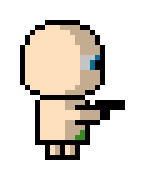
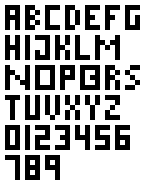
Before/after of a 145px x 180px layered artwork. What changed in the layer stack:
added layer "Layer 46" in group "Skins" over [5, 5, 140, 180]
hid group "Shadows" (4 layers) over [45, 25, 100, 155]
hid group "Man" (4 layers) over [20, 5, 140, 160]
